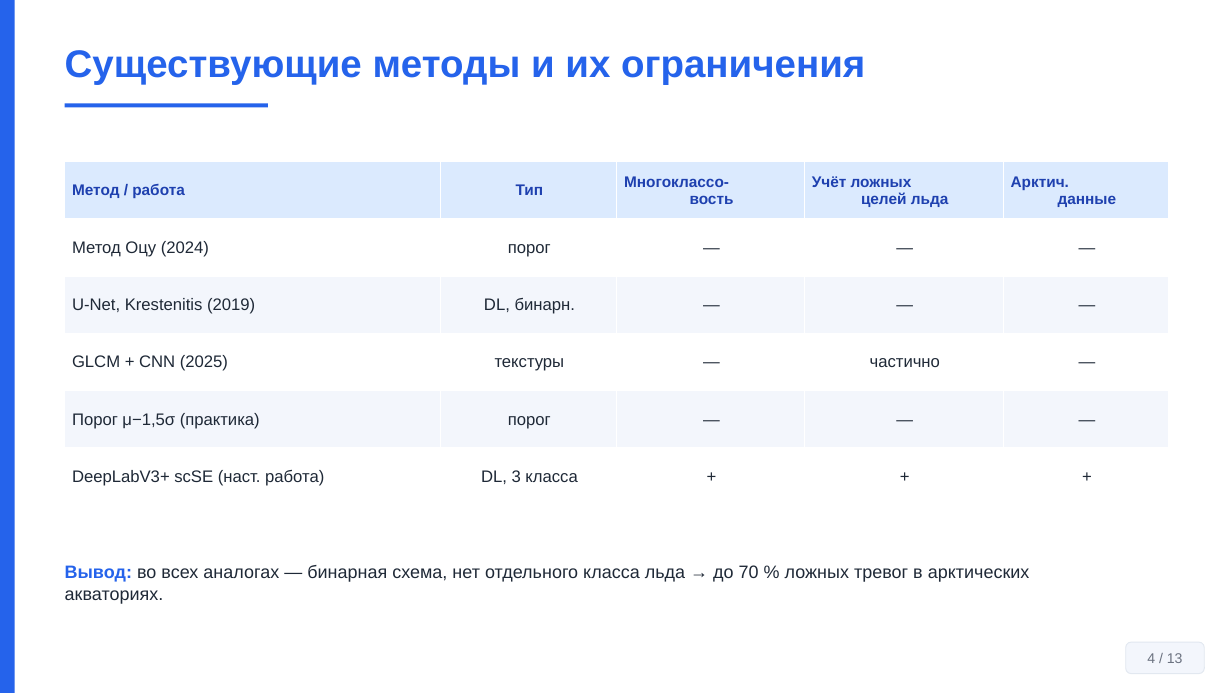
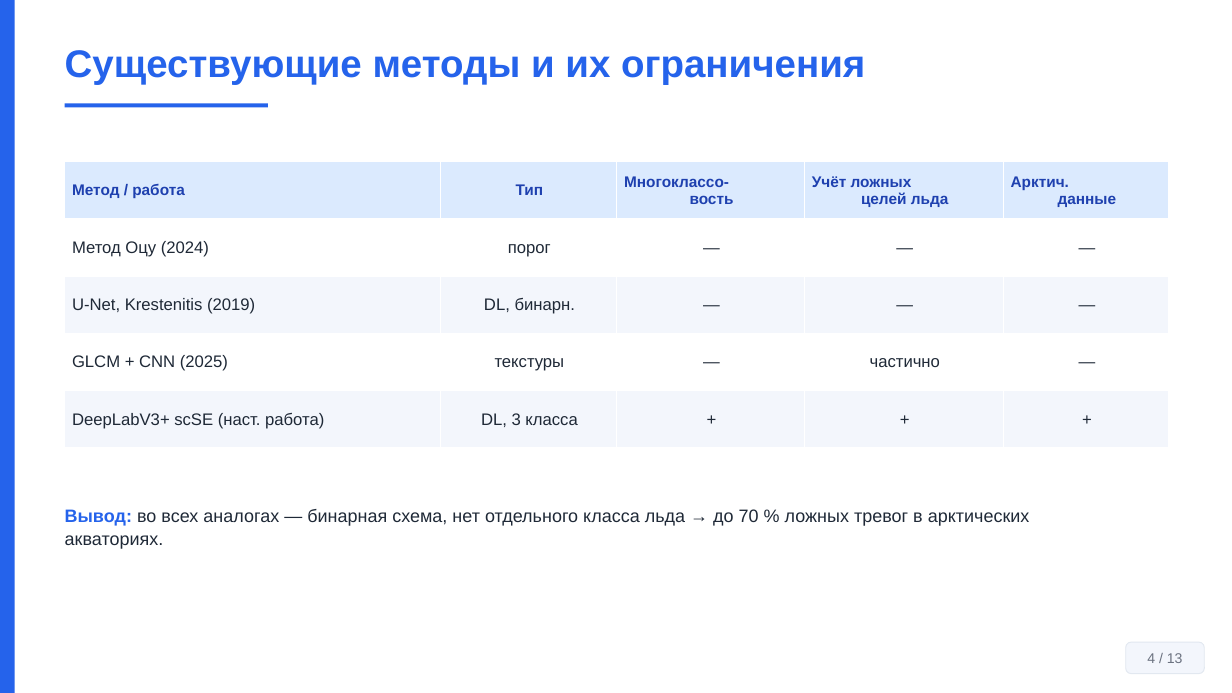
Before and after one commit to Confucius-hub/spbu_db_hw, a slide deck: slide 4 of thesis/vkr_final/Презентация_Финал_Байханов_2026.pptx. Drawn at 1232x693 pixels with LibreOffice and Linux fonts; fonts in the diff are those of the drawing. Boxes give left, top, right and bottom in pixels: in the first picture for what was removed or moved away, otherwise in the second. Text is boxed around its words. In the diff, an @@ line names an element or a change of style, - is before the commit and + after.

```diff
--- a/thesis/vkr_final/Презентация_Финал_Байханов_2026.pptx
+++ b/thesis/vkr_final/Презентация_Финал_Байханов_2026.pptx
@@ table at (x1=65, y1=162, x2=1168, y2=448) @@
-row 5: Порог μ−1,5σ (практика) | порог | — | — | —
@@ text "Вывод: во всех аналогах — ..." moved from (x1=65, y1=565, x2=1030, y2=604) to (x1=65, y1=509, x2=1030, y2=549) @@
```
Also in this commit, not shown: 3 other files.
